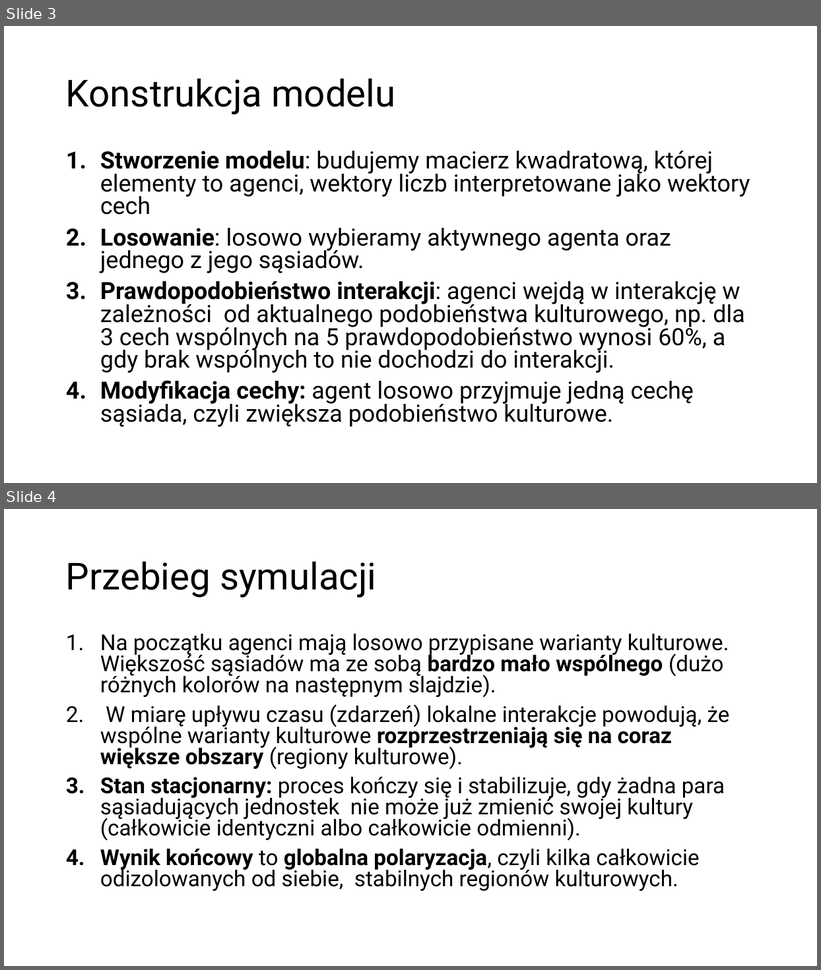
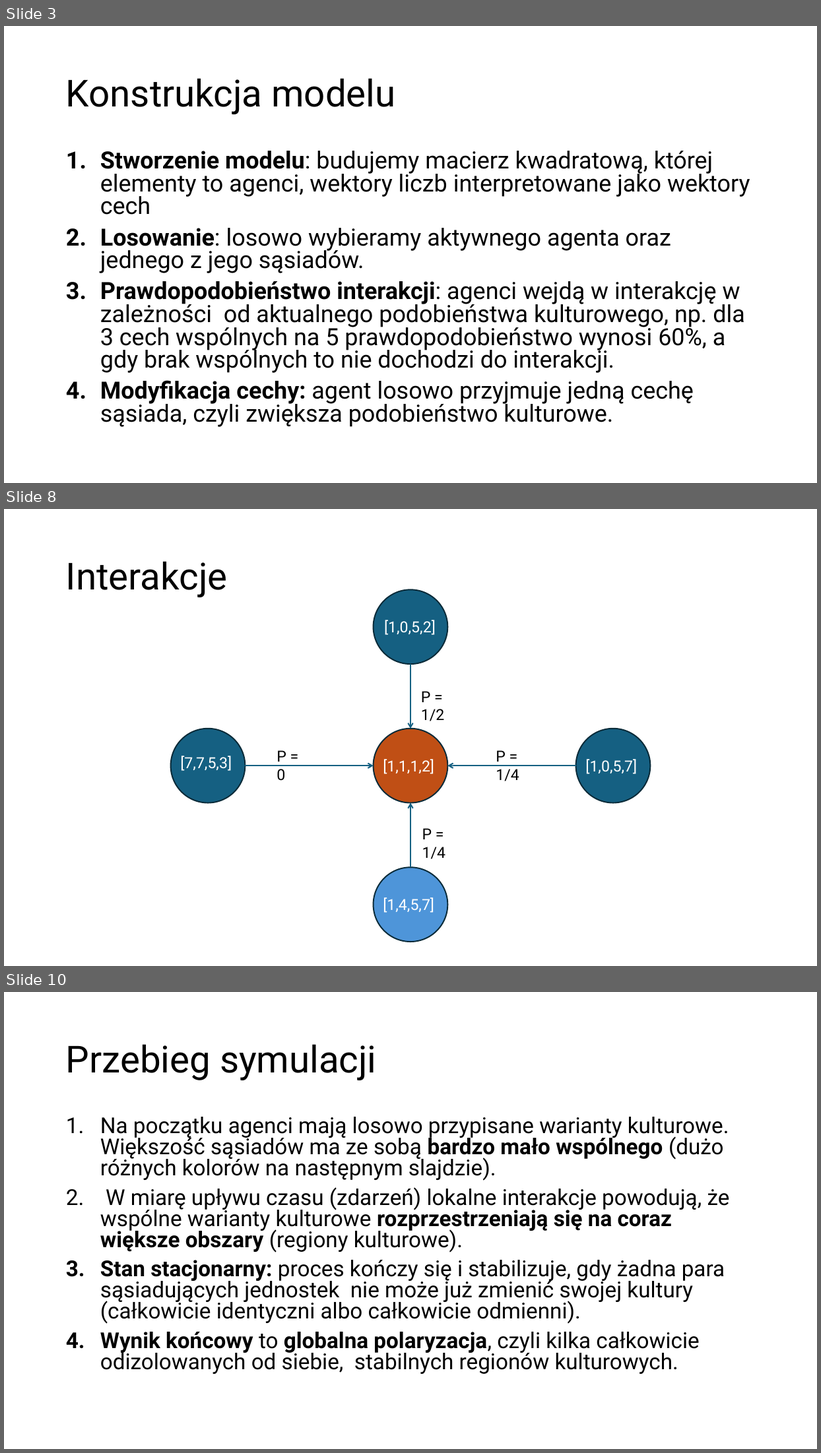
Before and after one commit to Karol-Garbaczewski/Axelrod_model, a slide deck: ModelAxelroda_prezentacja.pptx. Shown one above the other, each under a label of ours: slides 3 and 4 before the commit, slides 3, 8 and 10 after it; the slides between them are not shown. The pictures are 821x970 and 821x1453 pixels, drawn with LibreOffice and Linux fonts; fonts in the diff are those of the drawing. Boxes give left, top, right and bottom in pixels: in the first picture for what was removed or moved away, otherwise in the second. Text is boxed around its words. In the diff, an @@ line names an element or a change of style, - is before the commit and + after.

```diff
--- a/ModelAxelroda_prezentacja.pptx
+++ b/ModelAxelroda_prezentacja.pptx
@@ slide 8 added at (4,509,817,966), background #FFFFFF @@
@@ title added at (66,561,228,597), 44 pt, text #000000 @@
+Interakcje
@@ ellipse added at (374,590,448,664), fill #156082, outline #092A39 1.5 pt @@
@@ text added at (384,620,436,635), 18 pt, text #FFFFFF @@
+[1,0,5,2]
@@ arrow added from (411, 664) to (411, 729), #156082 1.5 pt @@
@@ text added at (421,691,444,722), 18 pt, text #000000 @@
+P = 1/2
@@ ellipse added at (170,729,245,803), fill #156082, outline #092A39 1.5 pt @@
@@ ellipse added at (374,729,448,803), fill #C04F15, outline #092A39 1.5 pt @@
@@ ellipse added at (576,729,651,803), fill #156082, outline #092A39 1.5 pt @@
@@ text added at (180,756,232,771), 18 pt, text #FFFFFF @@
+[7,7,5,3]
@@ arrow added from (245, 766) to (374, 766), #156082 1.5 pt @@
@@ text added at (277,751,286,781), 18 pt, text #000000 @@
+P = 0
@@ text added at (383,759,434,774), 18 pt, text #FFFFFF @@
+[1,1,1,2]
@@ arrow added from (576, 766) to (448, 766), #156082 1.5 pt @@
@@ text added at (496,751,519,782), 18 pt, text #000000 @@
+P = 1/4
@@ text added at (585,759,637,774), 18 pt, text #FFFFFF @@
+[1,0,5,7]
@@ arrow added from (411, 867) to (411, 803), #156082 1.5 pt @@
@@ text added at (422,828,446,859), 18 pt, text #000000 @@
+P = 1/4
@@ ellipse added at (374,867,448,942), fill #4E95D9, outline #092A39 1.5 pt @@
@@ text added at (383,898,434,913), 18 pt, text #FFFFFF @@
+[1,4,5,7]
@@ what was slide 4 is now slide 10 @@
```
Also in this commit, not shown: 5 other slides added, 4 other files.
